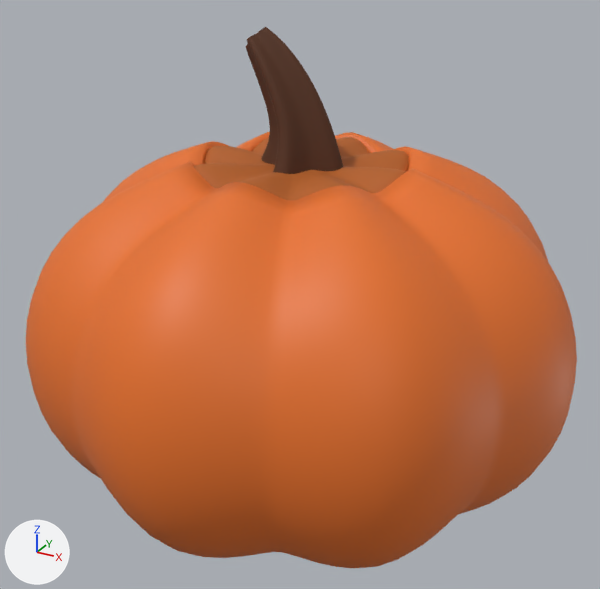
The glTF model Player/Pumpkin.glb: old version first, new version second.
The view is the same before and after, from a 50 mm lens placed at (1.246, -2.288, 1.883), pointed at (0.003, -0.028, 0.753). Every picture has the same lights, and +X, +Y and +Z are marked at lower left. The first picture is the older version. Where no turn or scale is listed for an object, it has been applied to the vertices. Vertices at exactly the same position are counted once.
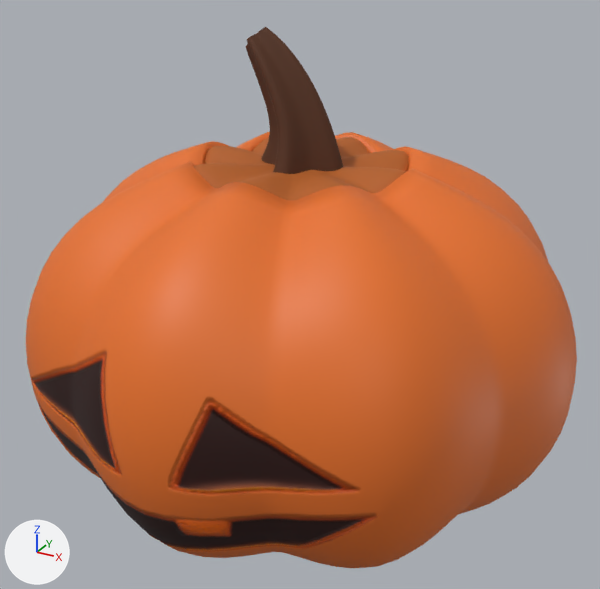
Boxes [x1, y1, x2, y2] around the edits, measured in the pictures (600 x 589 px):
'Sphere', surface changed (orange to brown): [30, 347, 379, 552] in both

Diff of the bpy script that builds the scene:
```diff
--- a/Player/Pumpkin.glb.py
+++ b/Player/Pumpkin.glb.py
@@ img_pumpkin_emission @@
+img_pumpkin_emission = load_image('Pumpkin_Emission', '_unpacked/Pumpkin_Emission', 2048, 2048, 'sRGB')
@@ img_pumpkin_normal @@
+img_pumpkin_normal = load_image('Pumpkin_Normal', '_unpacked/Pumpkin_Normal', 1024, 1024, 'Non-Color')
@@ img_pumpkin_albedo @@
+img_pumpkin_albedo = load_image('Pumpkin_Albedo', '_unpacked/Pumpkin_Albedo', 2048, 2048, 'sRGB')
@@ mat_pumpkin @@
 mat_pumpkin = bpy.data.materials.new('Pumpkin')
-# nodes: BsdfPrincipled, OutputMaterial
-# colours: orange #e77126
+# nodes: BsdfPrincipled, NormalMap, OutputMaterial, TexImage x3
+# uses the picture img_pumpkin_albedo
+# uses the picture img_pumpkin_emission
+# uses the picture img_pumpkin_normal
@@ me_sphere @@
 me_sphere.from_pydata(...)  # 9570 vertices, 19136 faces; spans x -0.92..0.92, y -0.92..0.92, z 0.01..1.23
 # used by ob_sphere; location = (0.0, 0.0, 0.0)
+# me_sphere part 1: texture (UV) coordinates of 19136 of 19136 faces, centred in x -0.91..0.91, y -0.91..0.91, z 0.02..1.22, changed; they spanned u 0.0..1.0, v -0.01..0.88 and now span u 0.0..1.0, v 0.0..0.91
 me_sphere.materials.append(mat_pumpkin)
```
